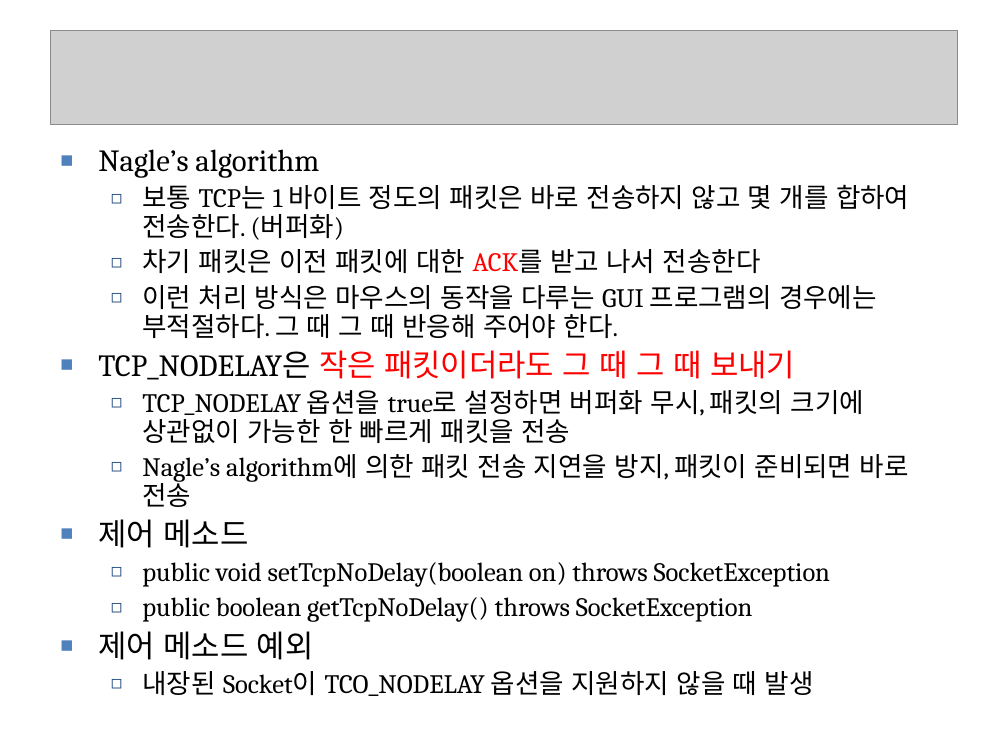
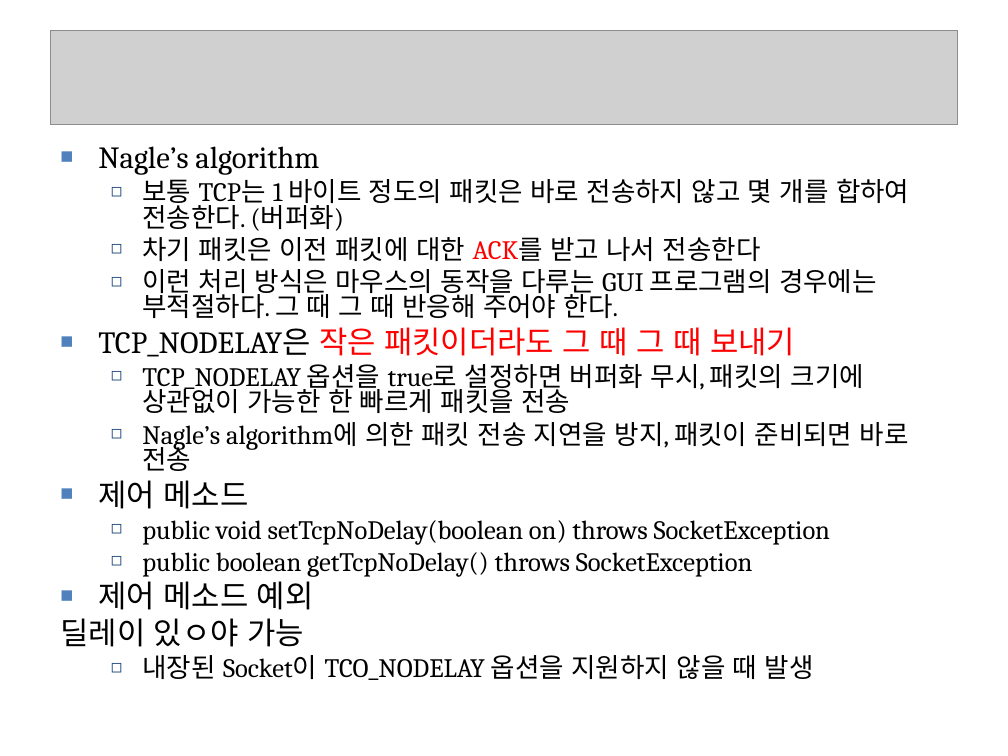
Before and after one commit to seleuchel/javaNetwork, a slide deck: slide 83 of ppt/167_chap08Socket.ppt (slide 82 before the commit). Drawn at 1008x756 pixels with LibreOffice and Linux fonts; fonts in the diff are those of the drawing; grey boxes stand for pictures; background and template pictures are left out. Boxes give left, top, right and bottom in pixels: in the first picture for what was removed or moved away, otherwise in the second. Text is boxed around its words. In the diff, an @@ line names an element or a change of style, - is before the commit and + after.

```diff
--- a/ppt/167_chap08Socket.ppt
+++ b/ppt/167_chap08Socket.ppt
@@ text at (98, 146, 909, 680): paragraph added @@
+딜레이 있ㅇ야 가능
@@ text at (98, 146, 909, 680): line spacing 0.9 to 0.8 @@
```
Also in this commit, not shown: 18 other slides changed, 1 slide added, 9 other files.
